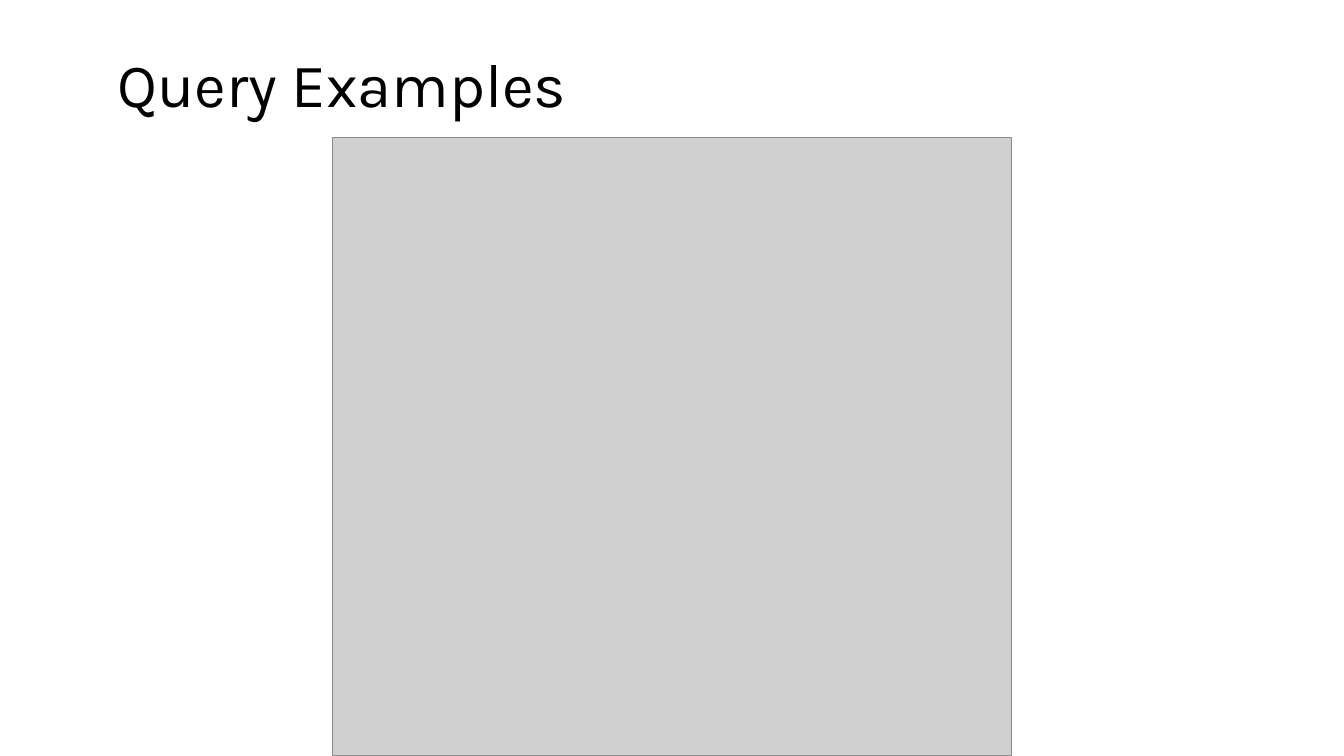
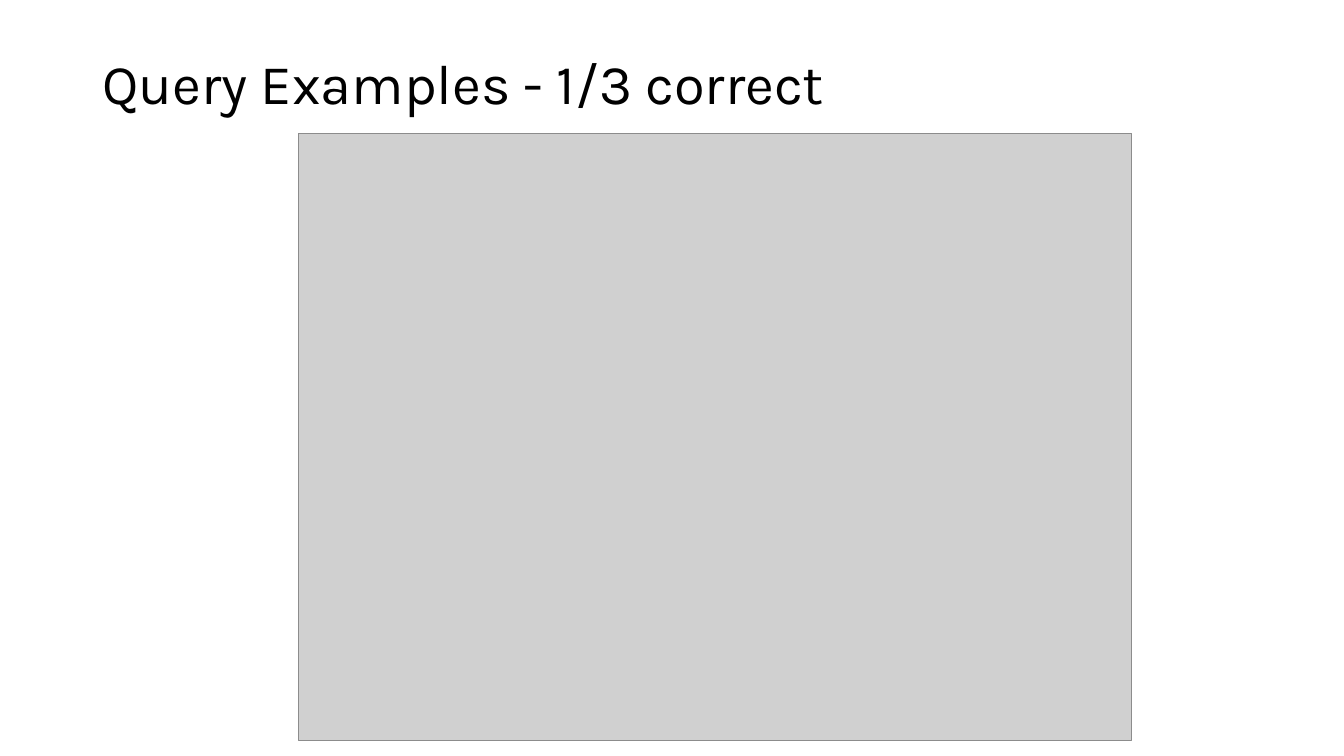
Before and after one commit to bjoern555/dwh2-text-to-sql, a slide deck: slide 4 of docs/DHW2_Wagner_Kryeziu_Johnson.pptx. Drawn at 1344x756 pixels with LibreOffice and Linux fonts; fonts in the diff are those of the drawing; grey boxes stand for pictures. Boxes give left, top, right and bottom in pixels: in the first picture for what was removed or moved away, otherwise in the second. Text is boxed around its words. In the diff, an @@ line names an element or a change of style, - is before the commit and + after.

```diff
--- a/docs/DHW2_Wagner_Kryeziu_Johnson.pptx
+++ b/docs/DHW2_Wagner_Kryeziu_Johnson.pptx
@@ text at <box>102,63,825,118</box>: text changed; size 44 to 40 pt @@
-Query Examples
+Query Examples - 1/3 correct
@@ picture: place and size @@
-picture at <box>333,138,1011,756</box>
+picture at <box>298,133,1132,740</box>
```
Also in this commit, not shown: 6 other slides changed, 2 slides added, 2 slides removed.
